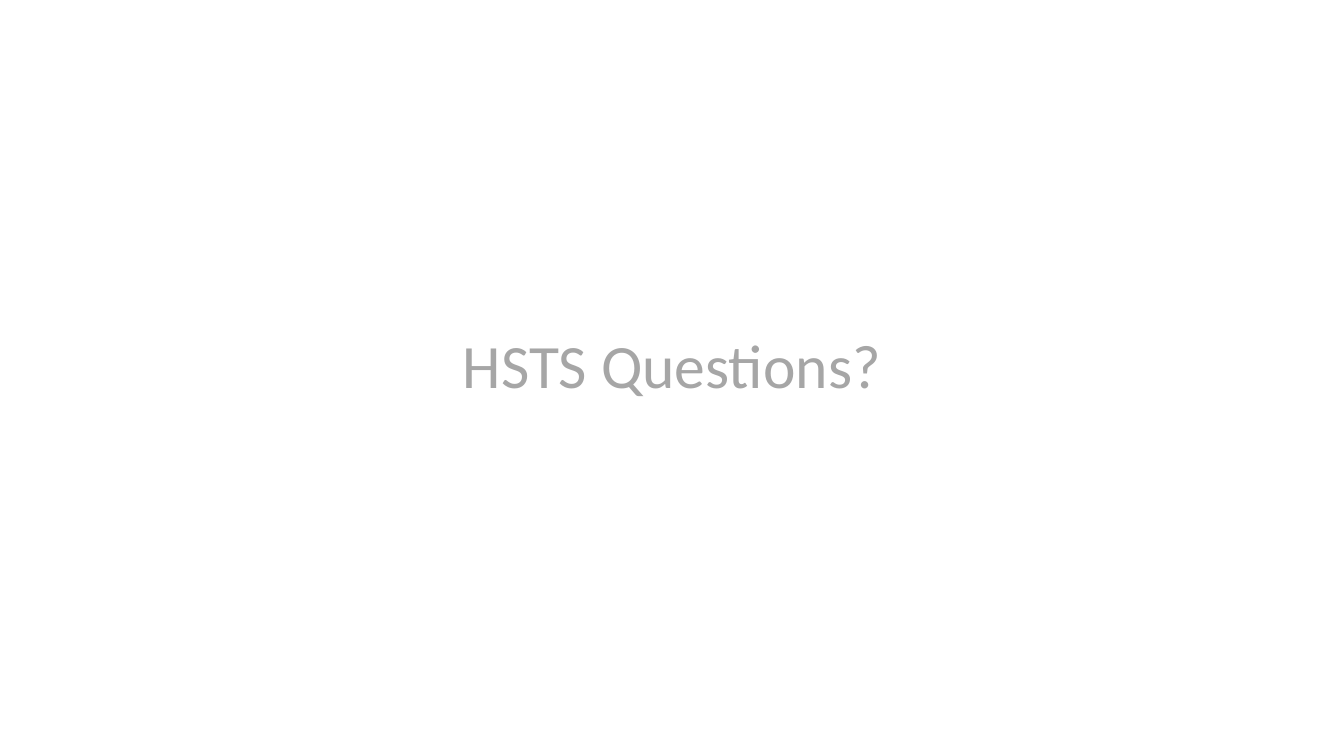
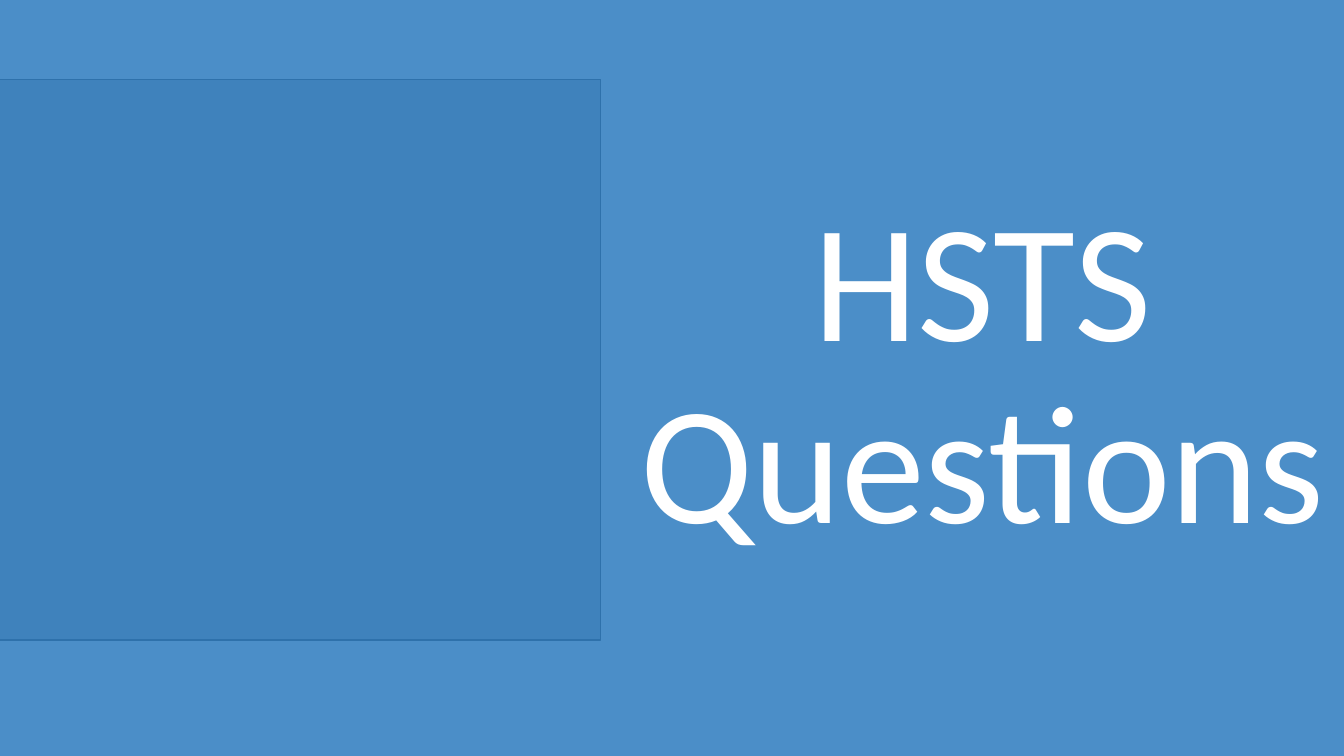
Before and after one commit to nirzaf/DotNetWorkShopTalk, a slide deck: slide 21 of 2021-1-27 - NDC London - Security Headers/Security Headers Explained.pptx. Drawn at 1344x756 pixels with LibreOffice and Linux fonts; fonts in the diff are those of the drawing; grey boxes stand for pictures. Boxes give left, top, right and bottom in pixels: in the first picture for what was removed or moved away, otherwise in the second. Text is boxed around its words. In the diff, an @@ line names an element or a change of style, - is before the commit and + after.

```diff
--- a/2021-1-27 - NDC London - Security Headers/Security Headers Explained.pptx
+++ b/2021-1-27 - NDC London - Security Headers/Security Headers Explained.pptx
@@ rectangle added at [0, 0, 1344, 756], fill #0F69B6 at 75% opacity @@
@@ picture added at [0, 80, 601, 640] @@
@@ title at [640, 232, 1324, 546]: text changed; size 44 to 120 pt; text colour #A6A6A6 to #FFFFFF @@
-HSTS Questions?
+HSTS
+Questions
```
Also in this commit, not shown: 46 other slides changed, 18 slides added, 14 slides removed, 2 other files.
